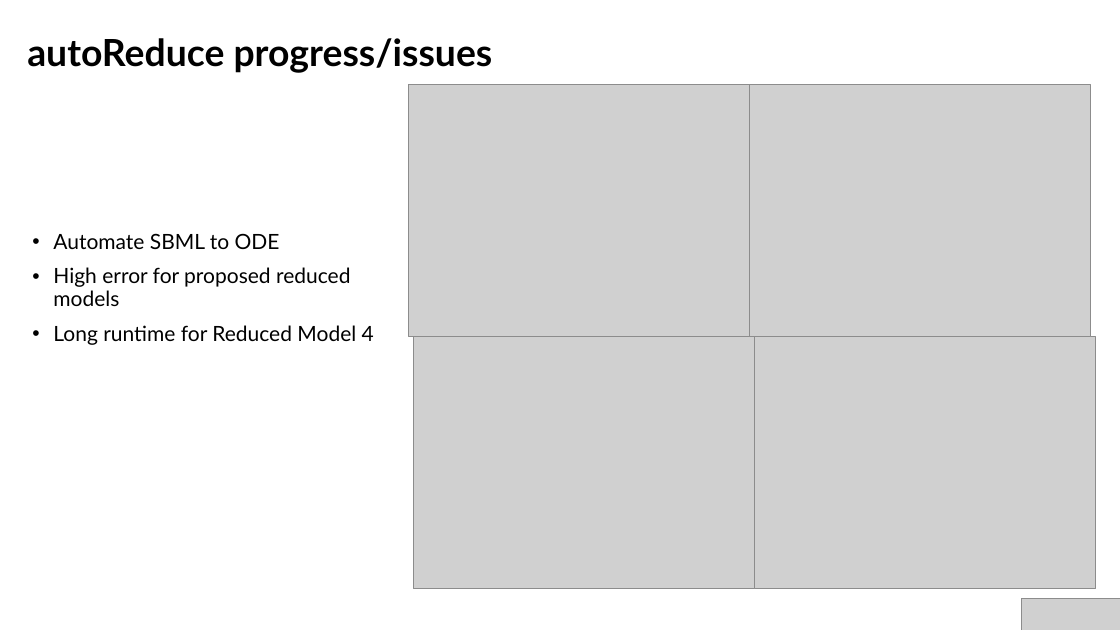
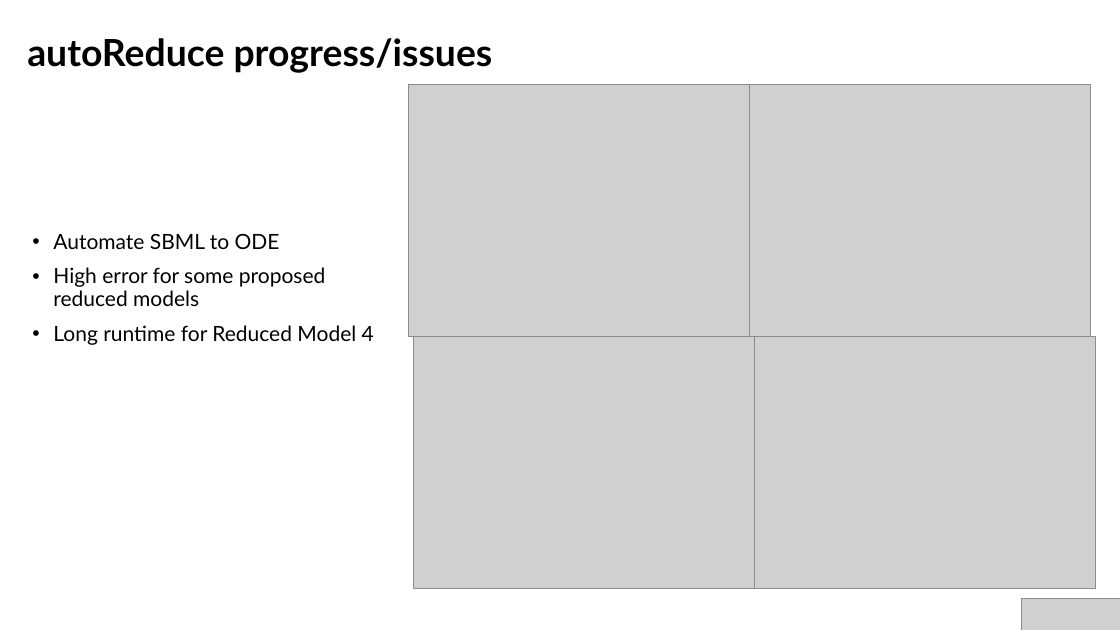
Before and after one commit to AnkitaRoychoudhury/ug_murray, a slide deck: slide 8 of miscellaneous/presentations/20200715_syncell_mtg.pptx. Drawn at 1120x630 pixels with LibreOffice and Linux fonts; fonts in the diff are those of the drawing; grey boxes stand for pictures. Boxes give left, top, right and bottom in pixels: in the first picture for what was removed or moved away, otherwise in the second. Text is boxed around its words. In the diff, an @@ line names an element or a change of style, - is before the commit and + after.

```diff
--- a/miscellaneous/presentations/20200715_syncell_mtg.pptx
+++ b/miscellaneous/presentations/20200715_syncell_mtg.pptx
@@ text at (53, 267, 325, 306): text changed @@
-• High error for proposed reduced models
+• High error for some proposed reduced models
```
Also in this commit, not shown: 4 other slides changed, 1 slide added, 2 slides removed, 11 other files.
